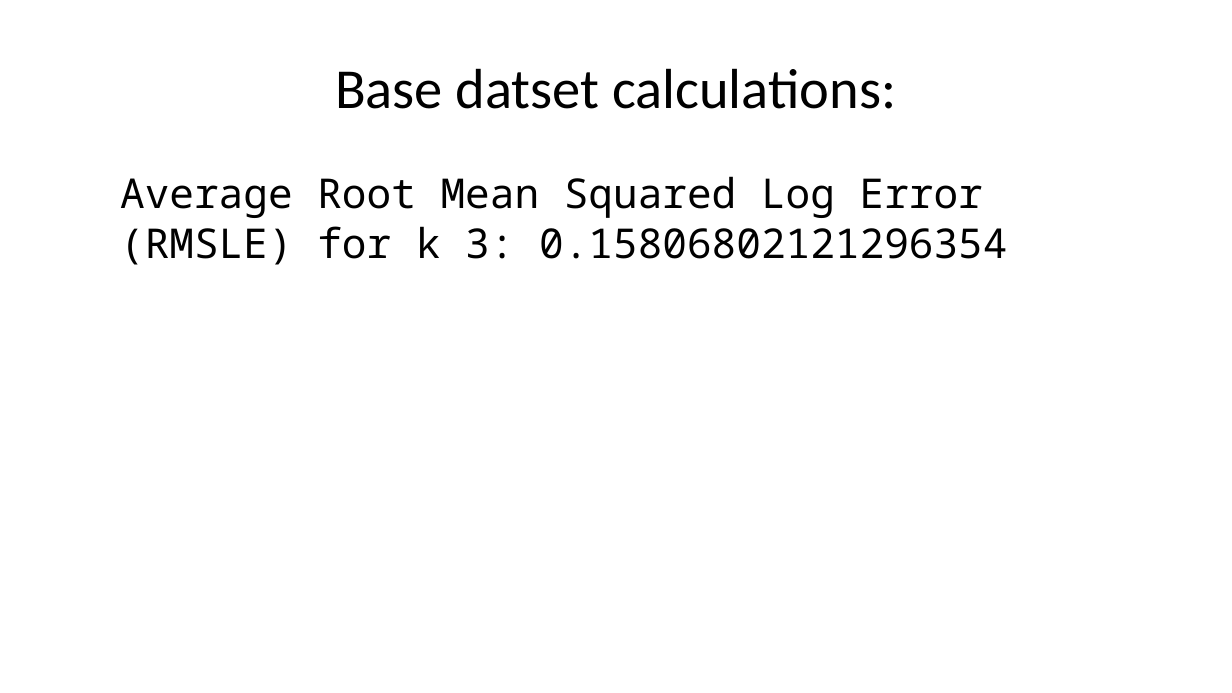
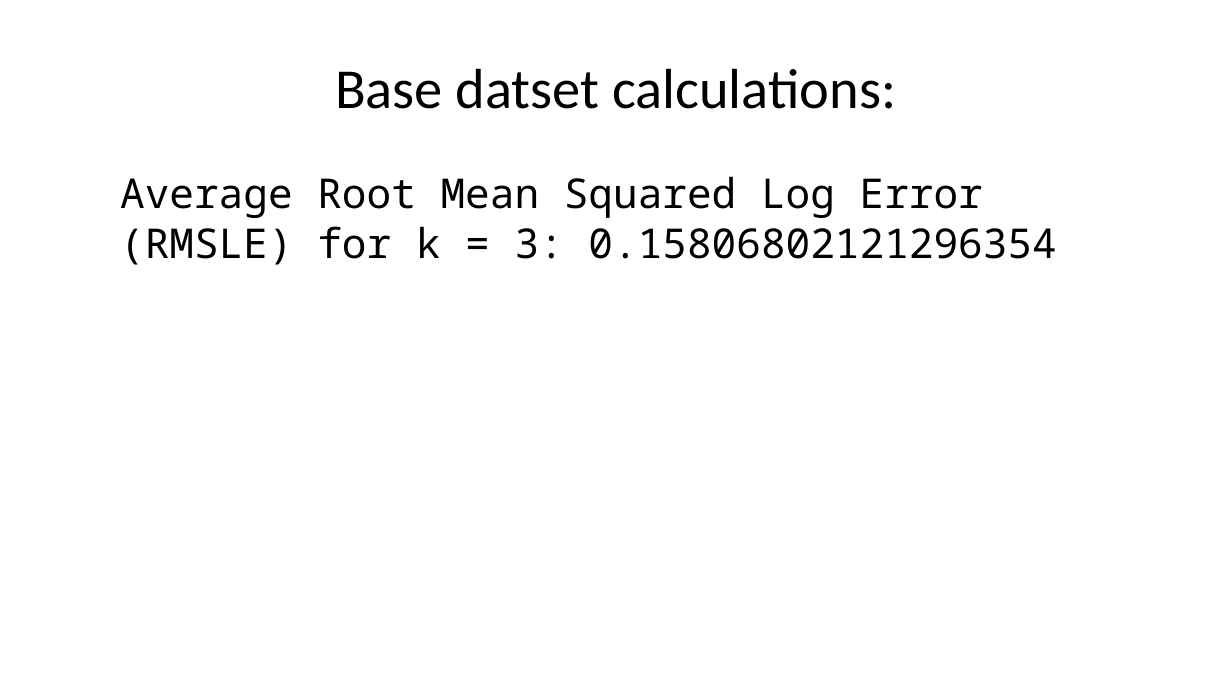
Before and after one commit to deancallahan25/Redwood-Analytics-Portfolio, a slide deck: slide 20 of Project-3/presentation.pptx (slide 19 before the commit). Drawn at 1232x693 pixels with LibreOffice and Linux fonts; fonts in the diff are those of the drawing. Boxes give left, top, right and bottom in pixels: in the first picture for what was removed or moved away, otherwise in the second. Text is boxed around its words. In the diff, an @@ line names an element or a change of style, - is before the commit and + after.

```diff
--- a/Project-3/presentation.pptx
+++ b/Project-3/presentation.pptx
@@ text at (x1=120, y1=176, x2=1056, y2=265): text changed @@
-Average Root Mean Squared Log Error (RMSLE) for k 3: 0.15806802121296354
+Average Root Mean Squared Log Error (RMSLE) for k = 3: 0.15806802121296354
```
Also in this commit, not shown: 2 other slides changed, 2 slides added, 1 slide removed, 1 other file.
